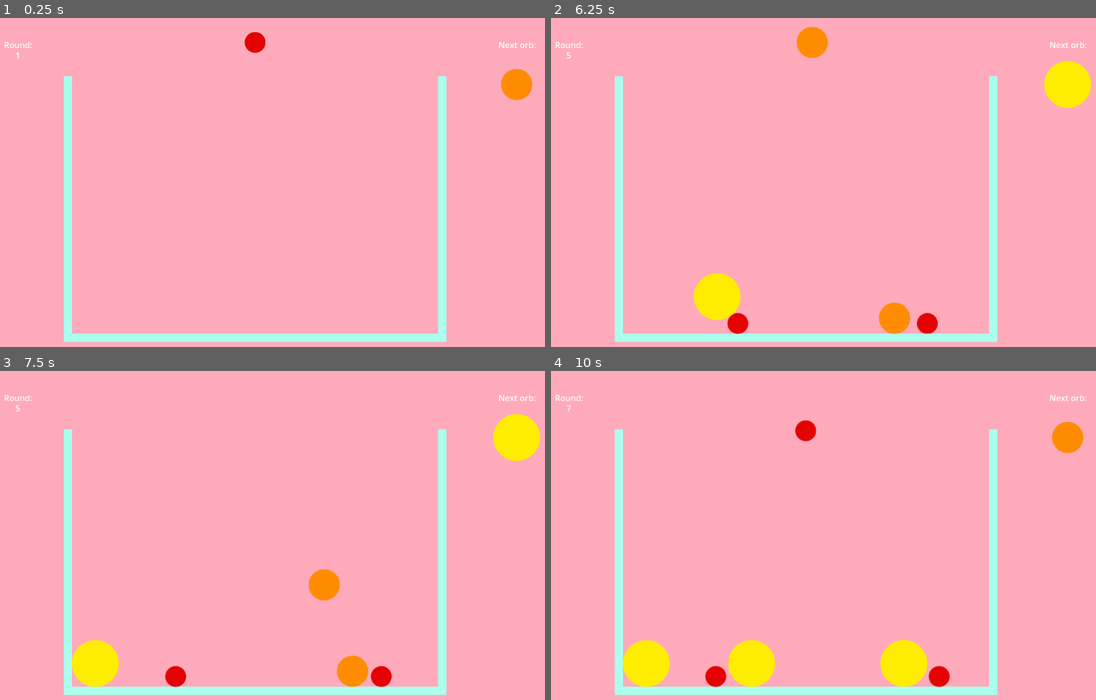
Above: before the commit, frames 1-4 (two rows, left to right).
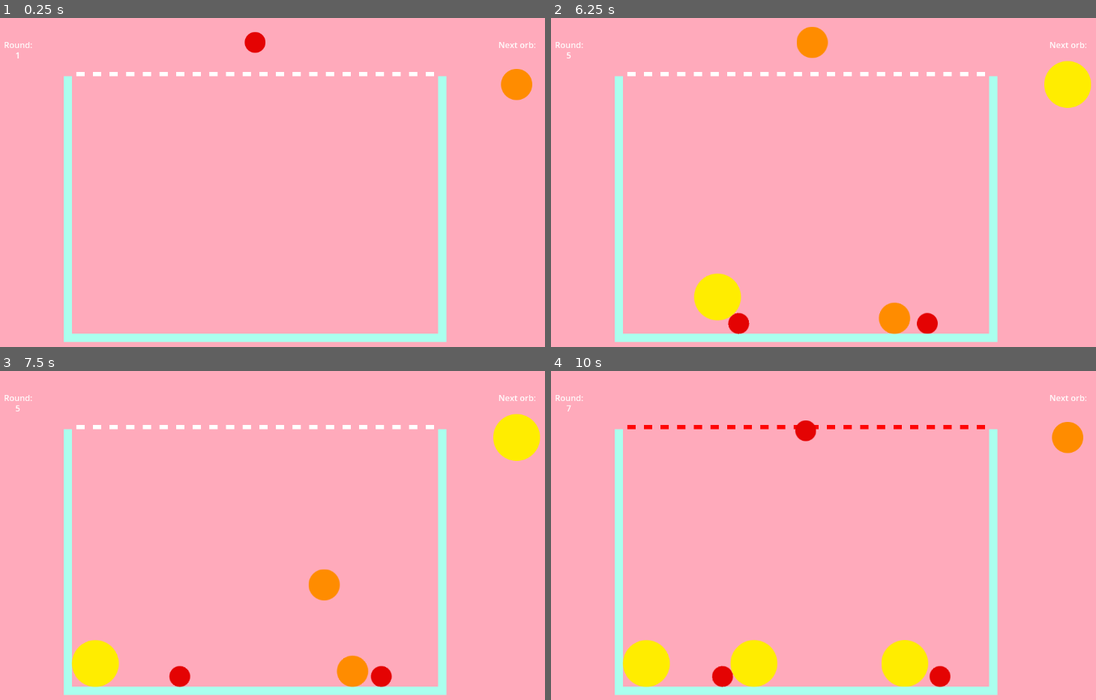
Above: after the commit, the same moments.

Repository: LailaiLand/Orbz
Game: Godot game, scene res://main.tscn
Same seed, same stepped clock (60 frames per second), same inputs: the game is played once before the commit and once after it.
Inputs:
- Up to frame 1 (0.25 s): no input
- Up to frame 2 (6.25 s): tap Enter at 0.5 s; hold D (move_right) 0.53-1.28 s; tap Space (drop) every 0.75 s from 0.6 to 5.85 s; hold A (move_left) 1.28-2.03 s; hold D (move_right) 2.03-3.53 s; hold A (move_left) 3.53-5.78 s; hold D (move_right) from 5.78 s (still down)
- Up to frame 3 (7.5 s): keep holding D (move_right); tap Space (drop) at 6.6, 7.35 s
- Up to frame 4 (10 s): release D (move_right) at 8.03 s; hold A (move_left) 8.03-9.53 s; tap Space (drop) at 8.1, 8.85, 9.6 s; hold D (move_right) from 9.53 s (still down)

The runs differ from the first frame. In frame 1, 0.5% of the frame differs, in the area x 14-80%, y 16-18%; in frame 2, 0.6%; in frame 3, 0.6%; in frame 4, 0.9%, in the area x 13-80%, y 16-97%.

Commit message:
Adjusted orb weights
Weights should be reflected by size

Diff:
--- a/GameBoard.gd
+++ b/GameBoard.gd
@@ -11,9 +11,10 @@
 var round_count = 0
 var end_orbs = []
 var score = 0
-
+var current_combination = []
 
 func _ready():
+	$FillLine.self_modulate = Color(1, 1, 1, 1)
 	var start_orb = red_orb_scene.instantiate()
 	start_orb.position = $PlacementMarker.position
 	start_orb.gravity_scale = 0
@@ -68,7 +69,14 @@
 	$DropTimer.start()
 
 func _on_orb_combination(colour, orb1, orb2):
+	if !current_combination.is_empty():
+		pass
+	current_combination.push_front(orb1)
+	current_combination.push_front(orb2)
 	var combined_orb
+	if orb1.movable or orb2.movable:
+		_game_over("Knocked yourself out!")
+	var temp_vector = orb1.position
 	if colour == "orange":
 		combined_orb = orange_orb_scene.instantiate()
 	elif colour == "yellow":
@@ -81,12 +89,11 @@
 		combined_orb = violet_orb_scene.instantiate()
 	elif colour == "pride":
 		combined_orb = pride_orb_scene.instantiate()
-	combined_orb.position = orb1.position
-	if orb1.movable or orb2.movable:
-		_game_over("Knocked yourself out!")
+	combined_orb.position = temp_vector
+	add_child(combined_orb)
+	current_combination.clear()
 	remove_child(orb1)
 	remove_child(orb2)
-	add_child(combined_orb)
 
 func _increase_round():
 	round_count += 1
@@ -129,11 +136,12 @@
 func _on_full_up_body_entered(body):
 	if body.is_in_group("orbs") and !body.movable and $FullUpTimer.is_stopped():
 		$FullUpTimer.start()
-
+	$FillLine.self_modulate = Color(1, 0.02, 0.02, 1)
 
 func _on_full_up_body_exited(_body):
 	if !$FullUpTimer.is_stopped():
 		$FullUpTimer.stop()
+	$FillLine.self_modulate = Color(1, 1, 1, 1)
 
 
 func _on_full_up_timer_timeout():
--- a/game_board.tscn
+++ b/game_board.tscn
@@ -13,7 +13,7 @@
 size = Vector2(20, 111)
 
 [sub_resource type="RectangleShape2D" id="RectangleShape2D_d1hke"]
-size = Vector2(704, 8)
+size = Vector2(688, 8)
 
 [node name="GameBoard" type="CanvasLayer"]
 layer = 0
@@ -133,6 +133,141 @@
 vertical_alignment = 1
 autowrap_mode = 3
 
+[node name="FillLine" type="CanvasGroup" parent="."]
+position = Vector2(8, 0)
+
+[node name="ColorRect" type="ColorRect" parent="FillLine"]
+offset_left = 192.0
+offset_top = 104.0
+offset_right = 208.0
+offset_bottom = 112.0
+
+[node name="ColorRect2" type="ColorRect" parent="FillLine"]
+offset_left = 224.0
+offset_top = 104.0
+offset_right = 240.0
+offset_bottom = 112.0
+
+[node name="ColorRect3" type="ColorRect" parent="FillLine"]
+offset_left = 256.0
+offset_top = 104.0
+offset_right = 272.0
+offset_bottom = 112.0
+
+[node name="ColorRect4" type="ColorRect" parent="FillLine"]
+offset_left = 288.0
+offset_top = 104.0
+offset_right = 304.0
+offset_bottom = 112.0
+
+[node name="ColorRect5" type="ColorRect" parent="FillLine"]
+offset_left = 320.0
+offset_top = 104.0
+offset_right = 336.0
+offset_bottom = 112.0
+
+[node name="ColorRect6" type="ColorRect" parent="FillLine"]
+offset_left = 352.0
+offset_top = 104.0
+offset_right = 368.0
+offset_bottom = 112.0
+
+[node name="ColorRect7" type="ColorRect" parent="FillLine"]
+offset_left = 384.0
+offset_top = 104.0
+offset_right = 400.0
+offset_bottom = 112.0
+
+[node name="ColorRect8" type="ColorRect" parent="FillLine"]
+offset_left = 416.0
+offset_top = 104.0
+offset_right = 432.0
+offset_bottom = 112.0
+
+[node name="ColorRect9" type="ColorRect" parent="FillLine"]
+offset_left = 448.0
+offset_top = 104.0
+offset_right = 464.0
+offset_bottom = 112.0
+
+[node name="ColorRect10" type="ColorRect" parent="FillLine"]
+offset_left = 480.0
+offset_top = 104.0
+offset_right = 496.0
+offset_bottom = 112.0
+
+[node name="ColorRect11" type="ColorRect" parent="FillLine"]
+offset_left = 512.0
+offset_top = 104.0
+offset_right = 528.0
+offset_bottom = 112.0
+
+[node name="ColorRect12" type="ColorRect" parent="FillLine"]
+offset_left = 544.0
+offset_top = 104.0
+offset_right = 560.0
+offset_bottom = 112.0
+
+[node name="ColorRect13" type="ColorRect" parent="FillLine"]
+offset_left = 576.0
+offset_top = 104.0
+offset_right = 592.0
+offset_bottom = 112.0
+
+[node name="ColorRect14" type="ColorRect" parent="FillLine"]
+offset_left = 608.0
+offset_top = 104.0
+offset_right = 624.0
+offset_bottom = 112.0
+
+[node name="ColorRect15" type="ColorRect" parent="FillLine"]
+offset_left = 640.0
+offset_top = 104.0
+offset_right = 656.0
+offset_bottom = 112.0
+
+[node name="ColorRect16" type="ColorRect" parent="FillLine"]
+offset_left = 672.0
+offset_top = 104.0
+offset_right = 688.0
+offset_bottom = 112.0
+
+[node name="ColorRect17" type="ColorRect" parent="FillLine"]
+offset_left = 704.0
+offset_top = 104.0
+offset_right = 720.0
+offset_bottom = 112.0
+
+[node name="ColorRect18" type="ColorRect" parent="FillLine"]
+offset_left = 736.0
+offset_top = 104.0
+offset_right = 752.0
+offset_bottom = 112.0
+
+[node name="ColorRect19" type="ColorRect" parent="FillLine"]
+offset_left = 768.0
+offset_top = 104.0
+offset_right = 784.0
+offset_bottom = 112.0
+
+[node name="ColorRect20" type="ColorRect" parent="FillLine"]
+offset_left = 800.0
+offset_top = 104.0
+offset_right = 816.0
+offset_bottom = 112.0
+
+[node name="ColorRect21" type="ColorRect" parent="FillLine"]
+offset_left = 832.0
+offset_top = 104.0
+offset_right = 848.0
+offset_bottom = 112.0
+
+[node name="ColorRect22" type="ColorRect" parent="FillLine"]
+offset_left = 864.0
+offset_top = 104.0
+offset_right = 880.0
+offset_bottom = 112.0
+
 [connection signal="timeout" from="DropTimer" to="." method="_on_drop_timer_timeout"]
 [connection signal="body_entered" from="StopLeft" to="." method="_on_stop_left_body_entered"]
 [connection signal="body_exited" from="StopLeft" to="." method="_on_stop_left_body_exited"]
--- a/orb_green.tscn
+++ b/orb_green.tscn
@@ -7,6 +7,7 @@
 radius = 67.0
 
 [node name="OrbGreen" type="RigidBody2D" groups=["green", "orbs"]]
+mass = 3.38
 max_contacts_reported = 6
 contact_monitor = true
 can_sleep = false
--- a/orb_indigo.tscn
+++ b/orb_indigo.tscn
@@ -7,6 +7,7 @@
 radius = 95.0474
 
 [node name="OrbIndigo" type="RigidBody2D" groups=["indigo", "orbs"]]
+mass = 5.0
 max_contacts_reported = 6
 contact_monitor = true
 can_sleep = false
--- a/orb_orange.tscn
+++ b/orb_orange.tscn
@@ -7,6 +7,7 @@
 radius = 30.0666
 
 [node name="OrbOrange" type="RigidBody2D" groups=["orange", "orbs"]]
+mass = 1.5
 max_contacts_reported = 6
 contact_monitor = true
 can_sleep = false
--- a/orb_pride.tscn
+++ b/orb_pride.tscn
@@ -7,6 +7,7 @@
 radius = 151.0
 
 [node name="OrbPride" type="RigidBody2D" groups=["orbs", "pride"]]
+mass = 11.25
 max_contacts_reported = 6
 contact_monitor = true
 can_sleep = false
--- a/orb_violet.tscn
+++ b/orb_violet.tscn
@@ -7,6 +7,7 @@
 radius = 125.0
 
 [node name="OrbViolet" type="RigidBody2D" groups=["orbs", "violet"]]
+mass = 7.5
 max_contacts_reported = 6
 contact_monitor = true
 can_sleep = false
--- a/orb_yellow.tscn
+++ b/orb_yellow.tscn
@@ -7,6 +7,7 @@
 radius = 45.0111
 
 [node name="OrbYellow" type="RigidBody2D" groups=["orbs", "yellow"]]
+mass = 2.25
 max_contacts_reported = 6
 contact_monitor = true
 can_sleep = false
